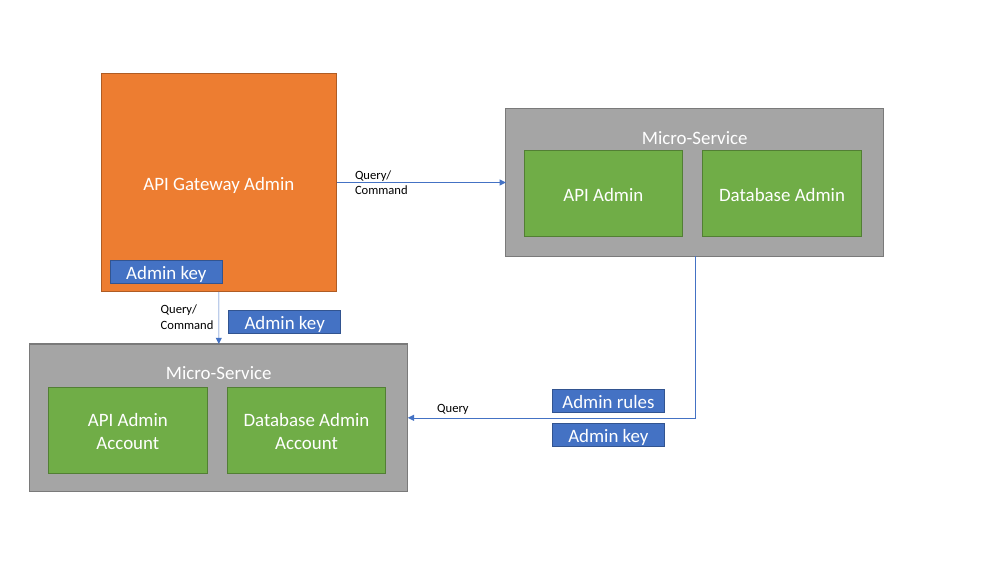
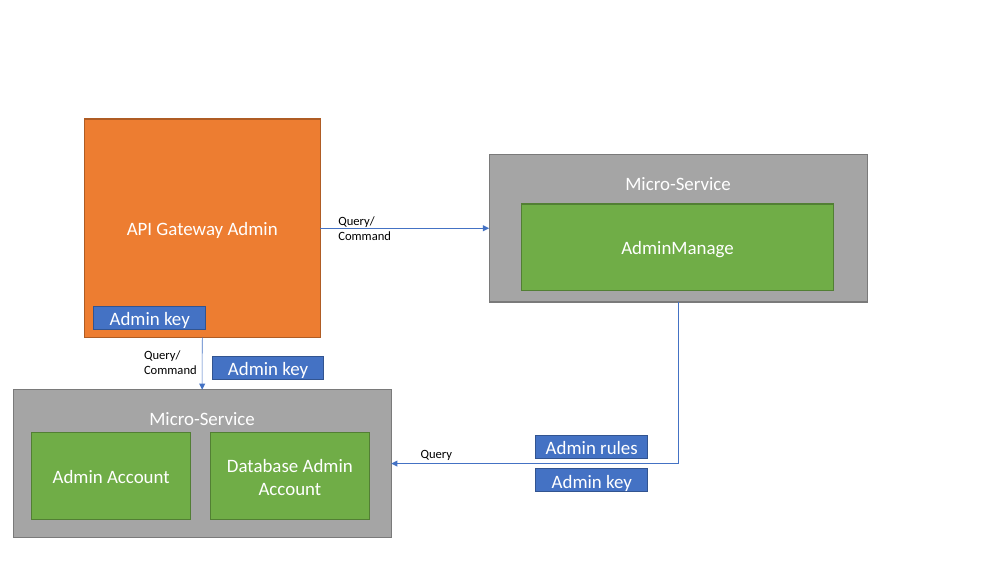
Before and after one commit to tcatonet/AL, a slide deck: slide 34 of projet AL.pptx (slide 29 before the commit). Drawn at 1008x567 pixels with LibreOffice and Linux fonts; fonts in the diff are those of the drawing. Boxes give left, top, right and bottom in pixels: in the first picture for what was removed or moved away, otherwise in the second. Text is boxed around its words. In the diff, an @@ line names an element or a change of style, - is before the commit and + after.

```diff
--- a/projet AL.pptx
+++ b/projet AL.pptx
@@ rectangle removed at (703,150,862,237) @@
-Database Admin
@@ rectangle "AdminManage": place and size @@
-rectangle "AdminManage" at (524,150,683,237)
+rectangle "AdminManage" at (522,204,834,291)
@@ text in rectangle at (621,241,733,257): text changed @@
-API Admin
+AdminManage
@@ 9 rectangles, 3 texts, 2 arrows, 1 elbow arrow: place and size @@
-9 rectangles, 3 texts, 2 arrows, 1 elbow arrow at (29,73,884,492)
+9 rectangles, 3 texts, 2 arrows, 1 elbow arrow at (13,119,867,538)
@@ text in rectangle at (53,470,170,483): text changed @@
-API Admin Account
+Admin Account
```
Also in this commit, not shown: 11 other slides changed, 6 slides added, 13 other files.
